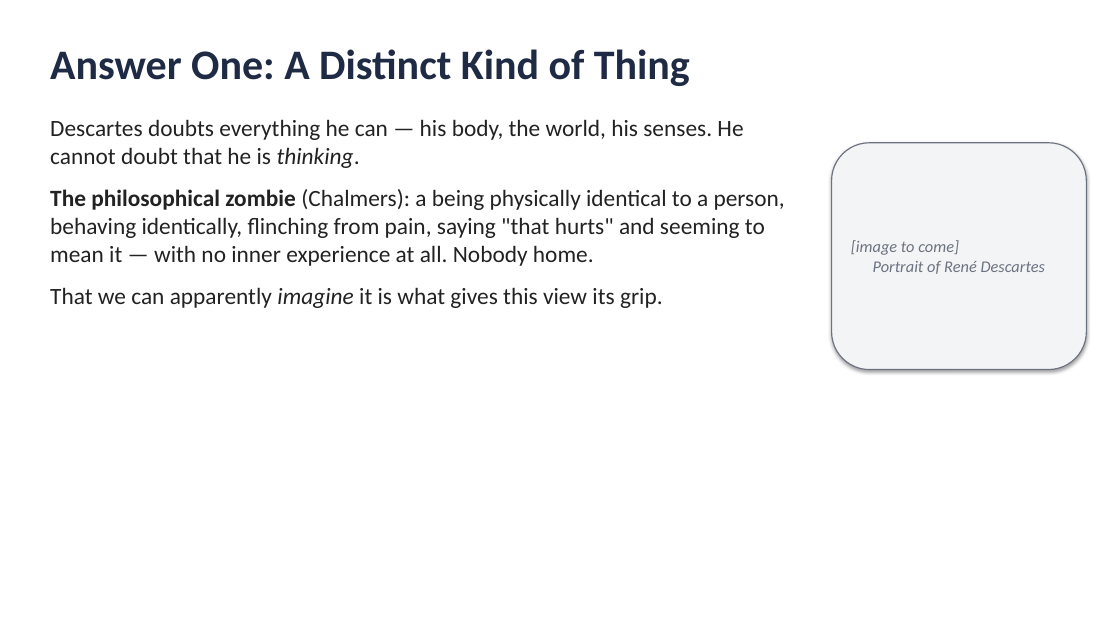
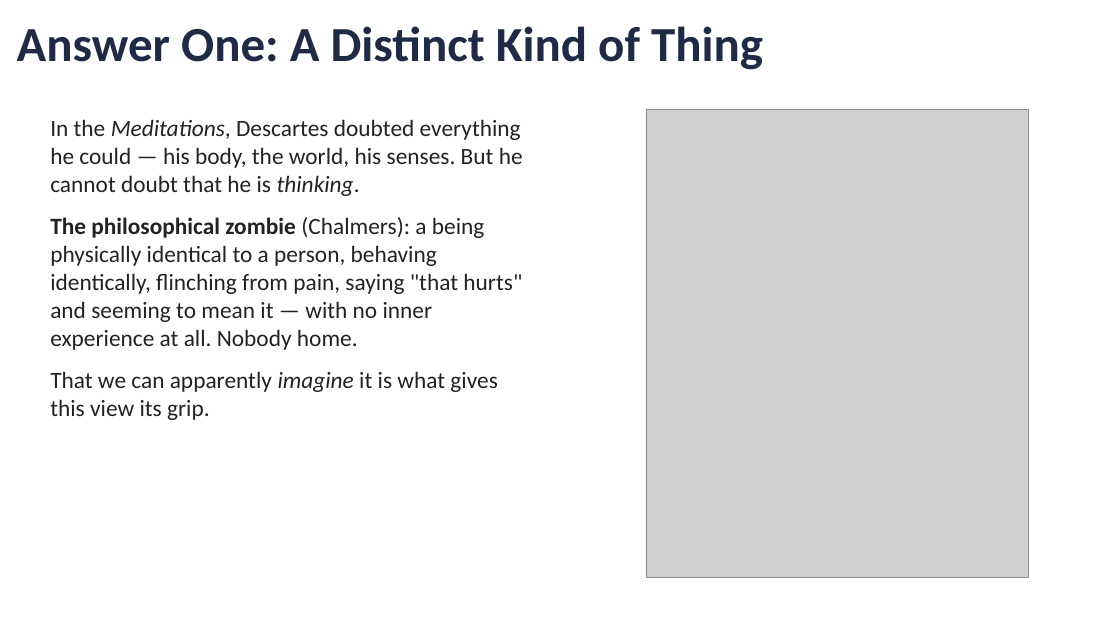
Before and after one commit to jonwillits/intro_to_bcs, a slide deck: slide 12 of mind_and_brain/mind_and_brain_lecture_1.pptx (slide 9 before the commit). Drawn at 1120x630 pixels with LibreOffice and Linux fonts; fonts in the diff are those of the drawing; grey boxes stand for pictures. Boxes give left, top, right and bottom in pixels: in the first picture for what was removed or moved away, otherwise in the second. Text is boxed around its words. In the diff, an @@ line names an element or a change of style, - is before the commit and + after.

```diff
--- a/mind_and_brain/mind_and_brain_lecture_1.pptx
+++ b/mind_and_brain/mind_and_brain_lecture_1.pptx
@@ text "Answer One: A Distinct Kind ...": place and size @@
-text "Answer One: A Distinct Kind ..." at <box>50,49,690,86</box>
+text "Answer One: A Distinct Kind ..." at <box>17,26,763,70</box>
@@ text "Answer One: A Distinct Kind ..." at <box>17,26,763,70</box>: size 36 to 42 pt @@
@@ text at <box>50,119,523,196</box>: text changed @@
-Descartes doubts everything he can — his body, the world, his senses. He cannot doubt that he is thinking.
+In the Meditations, Descartes doubted everything he could — his body, the world, his senses. But he cannot doubt that he is thinking.
@@ picture added at <box>646,109,1028,577</box> @@
@@ rounded rectangle removed at <box>832,143,1086,370</box> @@
-[image to come]
-Portrait of René Descartes
```
Also in this commit, not shown: 19 other slides changed, 9 slides added, 1 slide removed, 24 other files.
